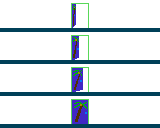
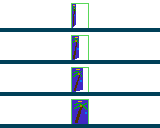
Layer changes from the first 160 × 128 image to the second:
painted on "Background" over [73, 5, 87, 123]
